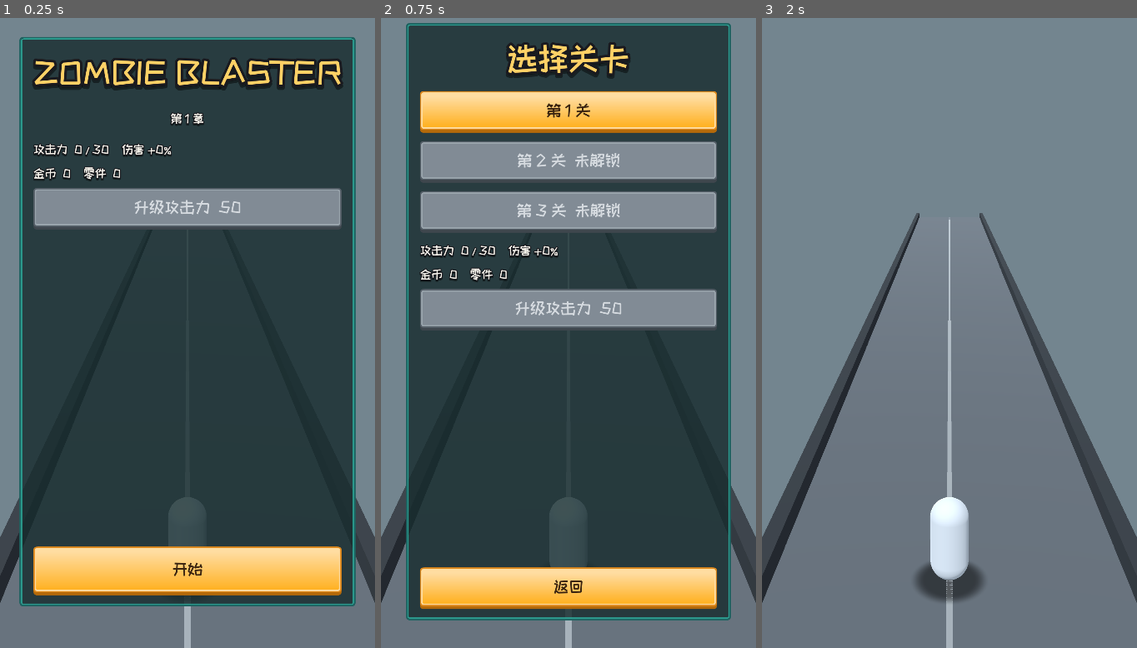
Above: before the commit, frames 1-3 (left to right).
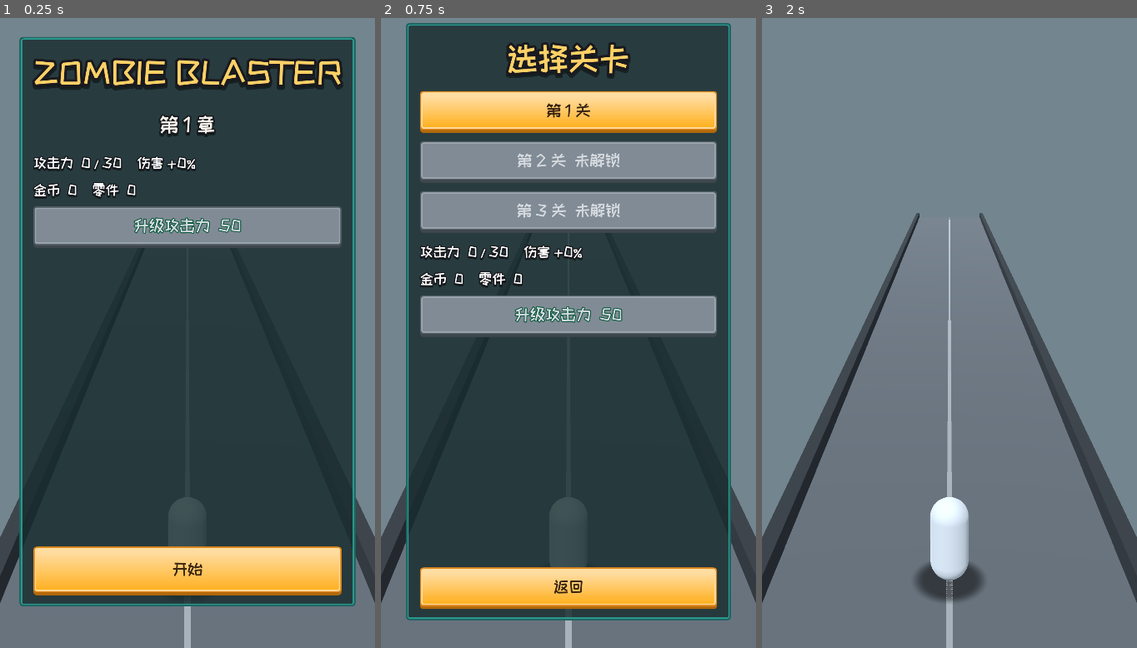
Above: after the commit, the same moments.

Repository: sylsaint/zombie-blaster
Game: Godot game, scene res://scenes/main.tscn
The game is run twice, just before and just after one commit, with the same random seed, the same clock (stepped at 60 frames per second) and the same inputs.
Inputs:
- Up to frame 1 (0.25 s): no input
- Up to frame 2 (0.75 s): click "开始" at 0.5 s
- Up to frame 3 (2 s): click "第 1 关" at 1.25 s

The runs differ from the first frame. In frame 1, 7.5% of the frame differs, in the area x 8-92%, y 14-37%; in frame 2, 3.8%; in frame 3, nothing differs.

Commit message:
Use StatLabel, HeaderLabel, and UpgradeButton on the portrait screens.
The variations already live in the theme. Stat rows, the chapter line, the chest line, and the attack upgrade button now pick them up, and the upgrade stays disabled when it cannot be bought.

Co-authored-by: nihilism9 <sylsaint@users.noreply.github.com>

Diff:
--- a/scenes/ui/main_menu.tscn
+++ b/scenes/ui/main_menu.tscn
@@ -40,7 +40,7 @@
 
 [node name="Subtitle" type="Label" parent="Margin/Sheet/Column"]
 layout_mode = 2
-theme_type_variation = &"Body"
+theme_type_variation = &"HeaderLabel"
 text = "第 1 章"
 horizontal_alignment = 1
 
--- a/scenes/ui/meta_panel.tscn
+++ b/scenes/ui/meta_panel.tscn
@@ -9,13 +9,13 @@
 [node name="Attack" type="Label" parent="."]
 unique_name_in_owner = true
 layout_mode = 2
-theme_type_variation = &"Body"
+theme_type_variation = &"StatLabel"
 text = "攻击力  0 / 30    伤害 +0%"
 
 [node name="Wallet" type="Label" parent="."]
 unique_name_in_owner = true
 layout_mode = 2
-theme_type_variation = &"Body"
+theme_type_variation = &"StatLabel"
 text = "金币  0    零件  0"
 
 [node name="Upgrade" type="Button" parent="."]
@@ -23,4 +23,5 @@
 custom_minimum_size = Vector2(0, 120)
 layout_mode = 2
 focus_mode = 0
+theme_type_variation = &"UpgradeButton"
 text = "升级攻击力  50"
--- a/scenes/ui/results_screen.tscn
+++ b/scenes/ui/results_screen.tscn
@@ -55,7 +55,7 @@
 [node name="StarClear" type="Label" parent="Margin/Sheet/Column/StarClearRow"]
 unique_name_in_owner = true
 layout_mode = 2
-theme_type_variation = &"Body"
+theme_type_variation = &"StatLabel"
 text = "通关"
 vertical_alignment = 1
 
@@ -75,7 +75,7 @@
 [node name="StarSquad" type="Label" parent="Margin/Sheet/Column/StarSquadRow"]
 unique_name_in_owner = true
 layout_mode = 2
-theme_type_variation = &"Body"
+theme_type_variation = &"StatLabel"
 text = "人数 0 / 0"
 vertical_alignment = 1
 
@@ -95,7 +95,7 @@
 [node name="StarHits" type="Label" parent="Margin/Sheet/Column/StarHitsRow"]
 unique_name_in_owner = true
 layout_mode = 2
-theme_type_variation = &"Body"
+theme_type_variation = &"StatLabel"
 text = "关底受击 0"
 vertical_alignment = 1
 
@@ -135,7 +135,7 @@
 unique_name_in_owner = true
 visible = false
 layout_mode = 2
-theme_type_variation = &"Body"
+theme_type_variation = &"StatLabel"
 text = ""
 
 [node name="Spacer" type="Control" parent="Margin/Sheet/Column"]
--- a/tests/test_rewards.gd
+++ b/tests/test_rewards.gd
@@ -164,6 +164,10 @@
 	assert_true(_star_filled(screen, "StarClearRow"))
 	assert_true(_star_filled(screen, "StarSquadRow"))
 	assert_true(_star_filled(screen, "StarHitsRow"))
+	assert_eq((screen.get_node("%StarClear") as Label).theme_type_variation, &"StatLabel")
+	assert_eq((screen.get_node("%StarSquad") as Label).theme_type_variation, &"StatLabel")
+	assert_eq((screen.get_node("%StarHits") as Label).theme_type_variation, &"StatLabel")
+	assert_eq((screen.get_node("%ChestLine") as Label).theme_type_variation, &"StatLabel")
 	assert_eq((screen.get_node("%StarClear") as Label).text, "通关")
 	assert_false((screen.get_node("%StarClear") as Label).text.contains("★"))
 	assert_false((screen.get_node("%StarClear") as Label).text.contains("☆"))
@@ -711,8 +715,11 @@
 	var menu := load("res://scenes/ui/main_menu.tscn").instantiate() as MainMenu
 	add_child_autofree(menu)
 	assert_eq((menu.get_node("%Title") as Label).theme_type_variation, &"Display")
-	assert_eq((menu.get_node("Margin/Sheet/Column/Subtitle") as Label).theme_type_variation, &"Body")
-	assert_eq((menu.get_node("%Title") as Label).text, "ZOMBIE BLASTER")
+	assert_eq((menu.get_node("Margin/Sheet/Column/Subtitle") as Label).theme_type_variation, &"HeaderLabel")
+	assert_eq((menu.get_node("%Meta/Attack") as Label).theme_type_variation, &"StatLabel")
+	assert_eq((menu.get_node("%Meta/Wallet") as Label).theme_type_variation, &"StatLabel")
+	assert_eq((menu.get_node("%Meta/Upgrade") as Button).theme_type_variation, &"UpgradeButton")
+	assert_eq((menu.get_node("%Title") as Label).text, GameTitle.TEXT)
 
 
 func test_release_exclude_keeps_menu_and_level_select() -> void:
